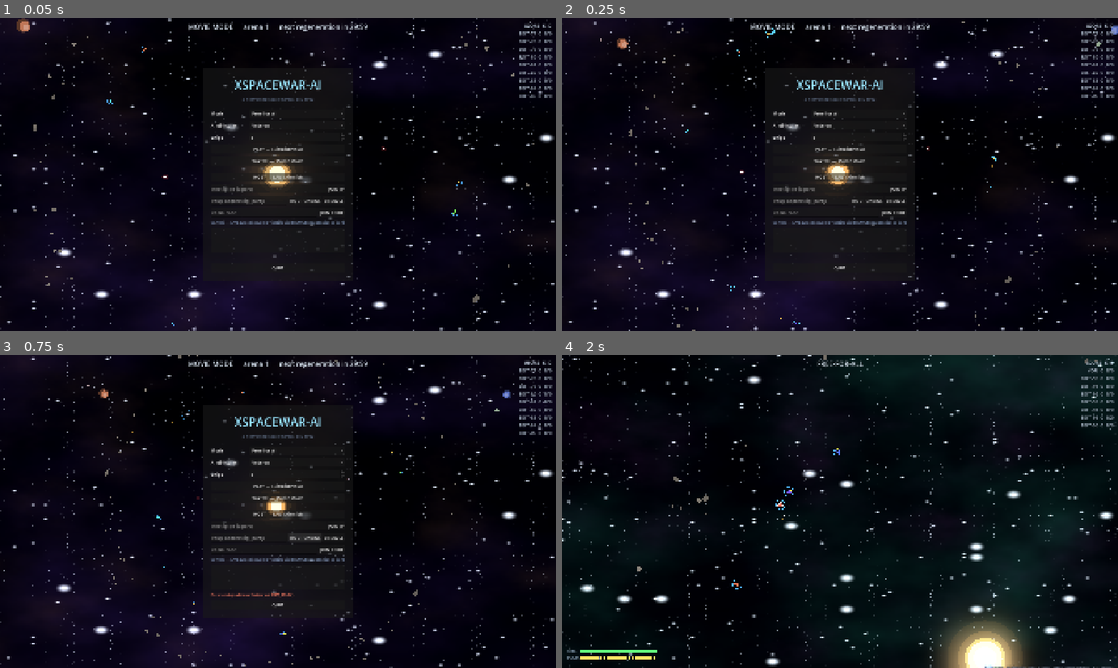
Above: before the commit, frames 1-4 (two rows, left to right).
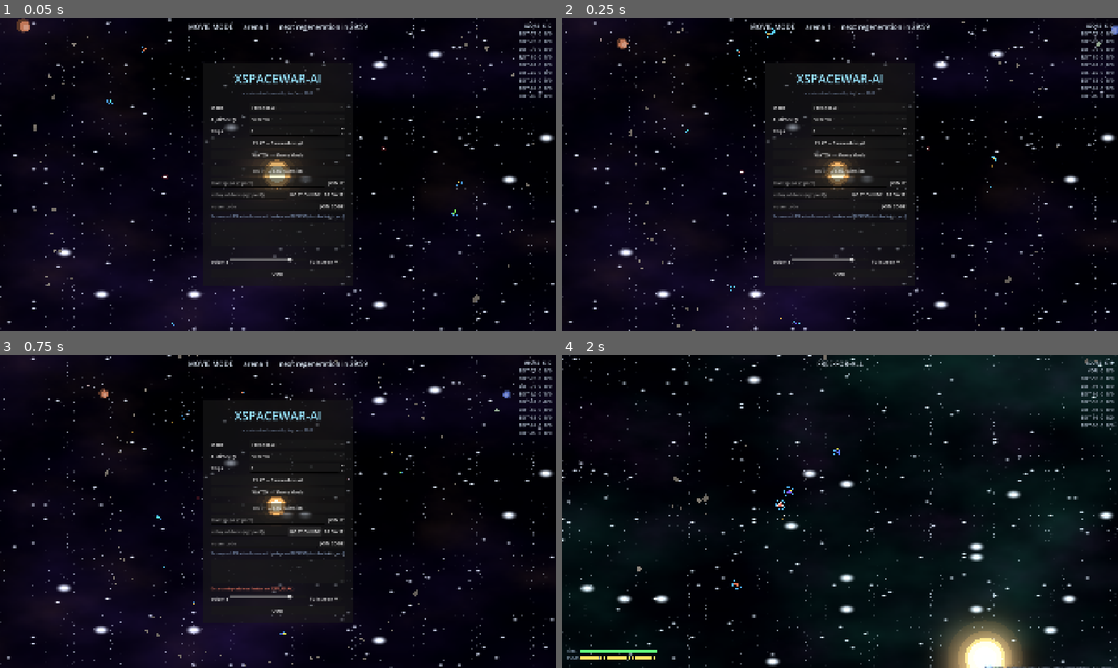
Above: after the commit, the same moments.

Repository: CryptoJones/XSpaceWar-AI
Game: Godot game, scene res://src/ui/main.tscn
Same seed, same stepped clock (60 frames per second), same inputs: the game is played once before the commit and once after it.
Inputs:
- Up to frame 1 (0.05 s): no input
- Up to frame 2 (0.25 s): no input
- Up to frame 3 (0.75 s): click "HOST ONLINE" at 0.5 s
- Up to frame 4 (2 s): click "PLAY — Skirmish vs AI" at 1.25 s

The runs differ from the first frame. In frame 1, 2.9% of the frame differs, in the area x 38-64%, y 14-86%; in frame 2, 2.8%; in frame 3, 2.9%, in the area x 38-62%, y 14-86%; in frame 4, nothing differs.

Commit message:
Fix macOS CI export (ETC2/ASTC) and add settings persistence
- project.godot: enable import_etc2_astc — required for macOS
  universal/arm64 exports (first CI run's only failure); icon.svg.import
  regenerated accordingly; align desktop presets to etc2_astc=true
- main.gd: volume slider (true mute at 0) + fullscreen toggle in the
  menu, persisted with the relay address to user://settings.cfg and
  applied on boot

Co-Authored-By: Claude Fable 5 <noreply@anthropic.com>

Diff:
--- a/project.godot
+++ b/project.godot
@@ -27,6 +27,7 @@
 
 renderer/rendering_method="forward_plus"
 viewport/hdr_2d=true
+textures/vram_compression/import_etc2_astc=true
 environment/defaults/default_clear_color=Color(0.01, 0.01, 0.02, 1)
 textures/default_filters/use_nearest_mipmap_filter=false
 
--- a/src/ui/main.gd
+++ b/src/ui/main.gd
@@ -25,6 +25,10 @@
 var _browser: RelayBrowser
 var _relay_rooms: Array = []
 var _shown_room_code := ""
+var _vol_slider: HSlider
+var _fullscreen_check: CheckButton
+
+const SETTINGS_PATH := "user://settings.cfg"
 
 func _ready() -> void:
 	view = WorldView.new()
@@ -36,6 +40,7 @@
 	add_child(hud)
 
 	_build_menu()
+	_load_settings()
 	var user := OS.get_environment("USER")
 	_player_name = user.to_upper().left(12) if user != "" else "PILOT"
 	_lan = LanDiscovery.listener()
@@ -199,6 +204,23 @@
 	_net_status.autowrap_mode = TextServer.AUTOWRAP_WORD_SMART
 	box.add_child(_net_status)
 
+	var settings_row := HBoxContainer.new()
+	var vol_label := Label.new()
+	vol_label.text = "Volume"
+	settings_row.add_child(vol_label)
+	_vol_slider = HSlider.new()
+	_vol_slider.min_value = 0
+	_vol_slider.max_value = 100
+	_vol_slider.value = 80
+	_vol_slider.size_flags_horizontal = Control.SIZE_EXPAND_FILL
+	_vol_slider.value_changed.connect(_on_volume_changed)
+	settings_row.add_child(_vol_slider)
+	_fullscreen_check = CheckButton.new()
+	_fullscreen_check.text = "Fullscreen"
+	_fullscreen_check.toggled.connect(_on_fullscreen_toggled)
+	settings_row.add_child(_fullscreen_check)
+	box.add_child(settings_row)
+
 	var quit := Button.new()
 	quit.text = "QUIT"
 	quit.pressed.connect(_on_quit_pressed)
@@ -299,6 +321,7 @@
 	view.external_driver = func(dt: float): net_client.update(dt,
 		view.gather_local_input() if not _menu.visible else {})
 	_net_status.text = ""
+	_save_settings()
 	set_menu_visible(false)
 
 func _refresh_server_list(dt: float) -> void:
@@ -364,6 +387,7 @@
 	view.external_driver = func(dt: float): net_host.update(dt,
 		view.gather_local_input() if not _menu.visible else {})
 	_net_status.text = "Registering with relay…"
+	_save_settings()
 	set_menu_visible(false)
 
 func _on_browse_pressed() -> void:
@@ -404,6 +428,42 @@
 		view.gather_local_input() if not _menu.visible else {})
 	_net_status.text = ""
 	set_menu_visible(false)
+
+# --------------------------------------------------------------------------
+# Settings (volume / fullscreen, persisted to user://settings.cfg)
+# --------------------------------------------------------------------------
+
+func _on_volume_changed(value: float) -> void:
+	# 0..100 -> dB; 0 is a true mute.
+	var db := linear_to_db(maxf(0.0001, value / 100.0)) if value > 0.0 else -80.0
+	AudioServer.set_bus_volume_db(0, db)
+	_save_settings()
+
+func _on_fullscreen_toggled(on: bool) -> void:
+	if DisplayServer.get_name() == "headless":
+		return
+	DisplayServer.window_set_mode(
+		DisplayServer.WINDOW_MODE_FULLSCREEN if on else DisplayServer.WINDOW_MODE_WINDOWED)
+	_save_settings()
+
+func _load_settings() -> void:
+	var cfg := ConfigFile.new()
+	if cfg.load(SETTINGS_PATH) == OK:
+		_vol_slider.set_value_no_signal(float(cfg.get_value("audio", "volume", 80.0)))
+		_fullscreen_check.set_pressed_no_signal(bool(cfg.get_value("video", "fullscreen", false)))
+		_relay_edit.text = String(cfg.get_value("net", "relay", _relay_edit.text))
+	# Apply whatever we ended up with (defaults or loaded).
+	var v := _vol_slider.value
+	AudioServer.set_bus_volume_db(0, linear_to_db(maxf(0.0001, v / 100.0)) if v > 0.0 else -80.0)
+	if _fullscreen_check.button_pressed and DisplayServer.get_name() != "headless":
+		DisplayServer.window_set_mode(DisplayServer.WINDOW_MODE_FULLSCREEN)
+
+func _save_settings() -> void:
+	var cfg := ConfigFile.new()
+	cfg.set_value("audio", "volume", _vol_slider.value)
+	cfg.set_value("video", "fullscreen", _fullscreen_check.button_pressed)
+	cfg.set_value("net", "relay", _relay_edit.text.strip_edges())
+	cfg.save(SETTINGS_PATH)
 
 func _teardown_net() -> void:
 	if net_host != null:
Not shown, changed: export_presets.cfg
